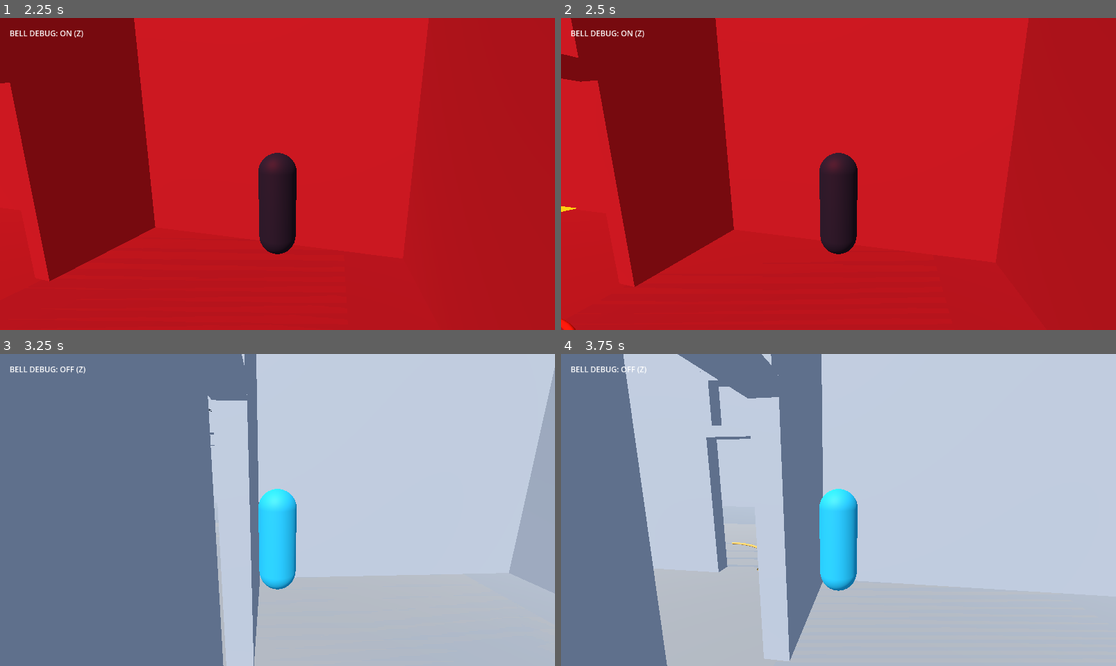
Above: before the commit, frames 1-4 (two rows, left to right).
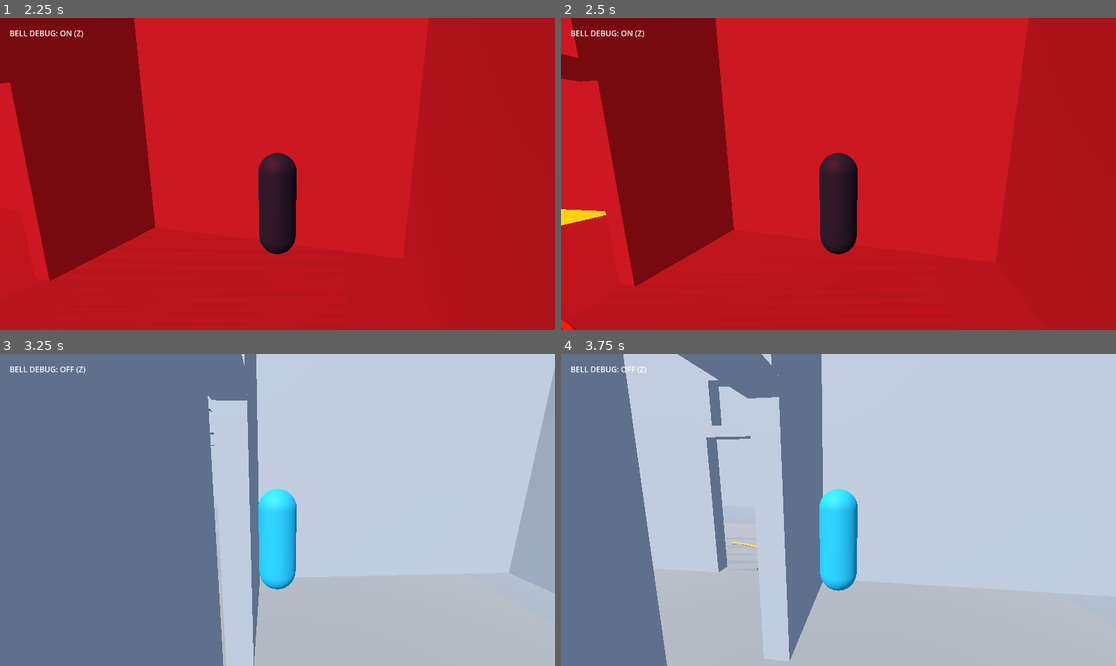
Above: after the commit, the same moments.

Repository: evanqjones/Comp440Project3
Game: Godot game, scene res://scenes/school_blockout_preview.tscn
Same seed, same stepped clock (60 frames per second), same inputs: the game is played once before the commit and once after it.
Inputs (mouse positions are in pixels of both pictures, inside the frame that each line leads up to):
- Up to frame 1 (2.25 s): tap Enter at 0.5 s; move the mouse to (271, 180) at 0.52 s; hold Shift 0.53-1.28 s; hold W from 0.53 s (still down); move the mouse to (316, 177) at 1.27 s; tap Z at 1.35 s; move the mouse to (233, 170) at 2.02 s; hold Shift from 2.03 s (still down)
- Up to frame 2 (2.5 s): keep holding W; keep holding Shift
- Up to frame 3 (3.25 s): move the mouse to (283, 510) at 2.77 s; release W at 2.78 s; release Shift at 2.78 s; hold A from 2.78 s (still down); tap Z at 2.85 s
- Up to frame 4 (3.75 s): tap Space at 3.5 s; move the mouse to (816, 503) at 3.52 s; release A at 3.53 s; hold W from 3.53 s (still down); hold Shift from 3.53 s (still down)

Frame 1 is identical in both runs. In frame 2, 0.3% of the frame differs, in the area x 0-9%, y 60-67%; in frame 3, less than 0.1%; in frame 4, less than 0.1%.

Commit message:
Add monster Bell pathfinding and doorway squeeze

Diff:
--- a/scenes/monster_placeholder.gd
+++ b/scenes/monster_placeholder.gd
@@ -7,6 +7,10 @@
 @export_range(0.1, 10.0, 0.1) var preview_short_chase_speed: float = 4.5
 @export_range(0.1, 15.0, 0.1) var preview_bell_chase_speed: float = 6.5
 @export_range(0.1, 5.0, 0.1) var preview_lose_sight_grace: float = 1.0
+@export_range(0.5, 1.6, 0.05) var preview_squeeze_clearance: float = 1.1
+@export_range(1.0, 3.0, 0.1) var preview_squeeze_probe_distance: float = 2.0
+@export_range(0.15, 0.75, 0.05) var preview_squeeze_width_scale: float = 0.3
+@export_range(1.5, 3.0, 0.1) var preview_squeeze_height: float = 1.8
 
 signal monster_state_changed(state_id: StringName)
 
@@ -19,8 +23,22 @@
 var _player_target: Node3D
 var _lost_sight_time := 0.0
 var _preview_bell_active := false
+var _bell_path_refresh := 0.0
+var _last_bell_target_position := Vector3.ZERO
+var _has_bell_target := false
+var _squeeze_amount := 0.0
+var _collision_shape: CollisionShape3D
+var _capsule_shape: CapsuleShape3D
+var _visual_capsule: MeshInstance3D
+var _base_capsule_height := 3.0
+var _base_capsule_radius := 0.42
+@onready var _navigation_agent: NavigationAgent3D = $NavigationAgent3D
 
 func _ready() -> void:
+    _collision_shape = $CollisionShape3D
+    _capsule_shape = _collision_shape.shape.duplicate() as CapsuleShape3D
+    _collision_shape.shape = _capsule_shape
+    _visual_capsule = $TallCapsule
     _create_opaque_search_cone()
 
 func start_preview_hallway_patrol(axis: Vector3) -> void:
@@ -43,6 +61,8 @@
         return
     _preview_bell_active = active
     _lost_sight_time = 0.0
+    _bell_path_refresh = 0.0
+    _has_bell_target = false
     _set_state(&"BELL_CHASE" if active else &"PATROL")
 
 func _physics_process(delta: float) -> void:
@@ -68,7 +88,24 @@
         move_and_slide()
         return
 
-    var direction := _player_target.global_position - global_position
+    _bell_path_refresh -= get_physics_process_delta_time()
+    if _bell_path_refresh <= 0.0:
+        var target_position := _player_target.global_position
+        if not _has_bell_target or _last_bell_target_position.distance_to(target_position) > 0.4:
+            _navigation_agent.target_position = target_position
+            _last_bell_target_position = target_position
+            _has_bell_target = true
+        _bell_path_refresh = 0.2
+
+    var to_player := _player_target.global_position - global_position
+    to_player.y = 0.0
+    if to_player.length() <= _navigation_agent.target_desired_distance:
+        velocity = Vector3.ZERO
+        move_and_slide()
+        _update_squeeze(Vector3.ZERO, get_physics_process_delta_time())
+        return
+
+    var direction := _navigation_agent.get_next_path_position() - global_position
     direction.y = 0.0
     if direction.length_squared() < 0.01:
         velocity = Vector3.ZERO
@@ -77,8 +114,62 @@
 
     direction = direction.normalized()
     velocity = direction * preview_bell_chase_speed
+    var centerline_is_clear := _is_centerline_clear(direction)
     move_and_slide()
     look_at(global_position + direction, Vector3.UP)
+    var squeezed_against_doorway := false
+    for collision_index in get_slide_collision_count():
+        if absf(get_slide_collision(collision_index).get_normal().y) < 0.5 and centerline_is_clear:
+            squeezed_against_doorway = true
+            break
+    _update_squeeze(direction, get_physics_process_delta_time(), squeezed_against_doorway)
+
+func _update_squeeze(direction: Vector3, delta: float, force_squeeze: bool = false) -> void:
+    var target_squeeze := 1.0 if force_squeeze else 0.0
+    if not force_squeeze and direction.length_squared() > 0.001:
+        var side := Vector3.UP.cross(direction).normalized()
+        var ray_start := global_position + direction * (_base_capsule_radius + 0.35) + Vector3.UP * 1.4
+        var left_distance := _side_clearance(ray_start, side)
+        var right_distance := _side_clearance(ray_start, -side)
+        if left_distance >= 0.0 and right_distance >= 0.0:
+            var total_clearance := left_distance + right_distance
+            var fully_squeezed_clearance := _base_capsule_radius * 2.0 * preview_squeeze_width_scale
+            target_squeeze = clampf(
+                (preview_squeeze_clearance - total_clearance) / (preview_squeeze_clearance - fully_squeezed_clearance),
+                0.0,
+                1.0
+            )
+
+    if force_squeeze:
+        _squeeze_amount = 1.0
+    else:
+        _squeeze_amount = move_toward(_squeeze_amount, target_squeeze, delta * 5.0)
+    var width_scale := lerpf(1.0, preview_squeeze_width_scale, _squeeze_amount)
+    var height_squeeze := clampf(_squeeze_amount * 1.5, 0.0, 1.0)
+    var height := lerpf(_base_capsule_height, preview_squeeze_height, height_squeeze)
+    _capsule_shape.radius = _base_capsule_radius * width_scale
+    _capsule_shape.height = height
+    _collision_shape.position.y = height * 0.5
+    _visual_capsule.position.y = height * 0.5
+    _visual_capsule.scale = Vector3(width_scale, height / _base_capsule_height, width_scale)
+
+func _is_centerline_clear(direction: Vector3) -> bool:
+    var ray_start := global_position + Vector3.UP * 1.0
+    var ray_end := ray_start + direction * 0.6
+    var query := PhysicsRayQueryParameters3D.create(ray_start, ray_end, 1, [get_rid()])
+    return get_world_3d().direct_space_state.intersect_ray(query).is_empty()
+
+func _side_clearance(ray_start: Vector3, direction: Vector3) -> float:
+    var query := PhysicsRayQueryParameters3D.create(
+        ray_start,
+        ray_start + direction * preview_squeeze_probe_distance,
+        1,
+        [get_rid()]
+    )
+    var hit := get_world_3d().direct_space_state.intersect_ray(query)
+    if hit.is_empty():
+        return -1.0
+    return ray_start.distance_to(hit.position)
 
 func _update_patrol(delta: float) -> void:
     if not _patrol_active:
--- a/scenes/monster_placeholder.tscn
+++ b/scenes/monster_placeholder.tscn
@@ -28,3 +28,9 @@
 position = Vector3(0, 1.5, 0)
 mesh = SubResource("CapsuleMesh_monster")
 surface_material_override/0 = SubResource("Material_monster")
+
+[node name="NavigationAgent3D" type="NavigationAgent3D" parent="."]
+path_desired_distance = 0.5
+target_desired_distance = 0.5
+path_max_distance = 1.0
+avoidance_enabled = false
--- a/scenes/school_blockout_preview.gd
+++ b/scenes/school_blockout_preview.gd
@@ -20,10 +20,38 @@
     _load_school_model()
     if generate_school_collision:
         _add_school_collisions(school)
+    _build_school_navigation()
+    await get_tree().physics_frame
+    await get_tree().physics_frame
     _place_player_at_nurse_office()
     _place_monster_deeper_in_hallway()
     monster.set_player_target(player)
     _apply_bell_debug_state()
+
+func _build_school_navigation() -> void:
+    var region := NavigationRegion3D.new()
+    region.name = "MonsterNavigation"
+    var nav_mesh := NavigationMesh.new()
+    nav_mesh.geometry_source_geometry_mode = NavigationMesh.SOURCE_GEOMETRY_ROOT_NODE_CHILDREN
+    nav_mesh.geometry_parsed_geometry_type = NavigationMesh.PARSED_GEOMETRY_STATIC_COLLIDERS
+    nav_mesh.geometry_collision_mask = 1
+    nav_mesh.agent_radius = 0.1
+    nav_mesh.agent_height = 1.8
+    nav_mesh.agent_max_climb = 0.2
+    nav_mesh.cell_size = 0.1
+    nav_mesh.cell_height = 0.1
+    nav_mesh.sample_partition_type = NavigationMesh.SAMPLE_PARTITION_MONOTONE
+    region.navigation_mesh = nav_mesh
+    var school_transform := school.global_transform
+    remove_child(school)
+    add_child(region)
+    region.add_child(school)
+    school.global_transform = school_transform
+    NavigationServer3D.map_set_cell_size(region.get_navigation_map(), nav_mesh.cell_size)
+    NavigationServer3D.map_set_cell_height(region.get_navigation_map(), nav_mesh.cell_height)
+    region.bake_navigation_mesh(false)
+    if region.navigation_mesh.get_polygon_count() == 0:
+        push_error("Monster navigation mesh bake produced no walkable polygons.")
 
 func _unhandled_input(event: InputEvent) -> void:
     if event is InputEventKey and event.pressed and not event.echo and event.keycode == KEY_Z:
Not shown, changed: After-School-AI-GDD/docs/PROGRESS.md
Not shown, changed: GODOT_SCHOOL_PREVIEW.md
Not shown, changed: WORK_LOG.md
